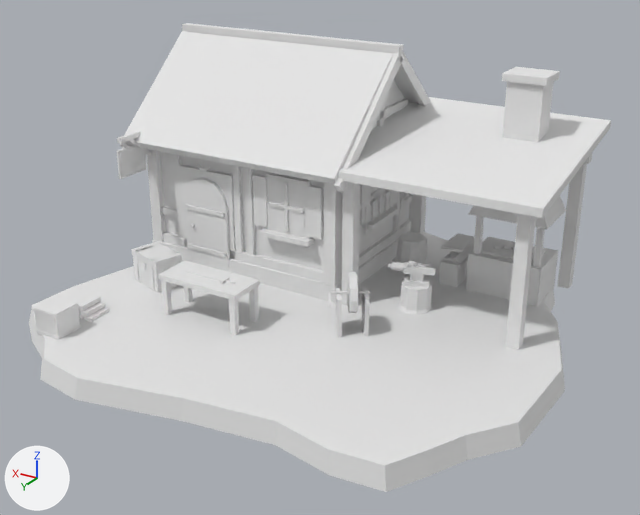
The FBX model Assets/Village/Models/Village_House_Crafting.fbx: old version first, new version second.
The view is the same before and after, from a 50 mm lens placed at (-8.27, 13.53, 7.83), pointed at (-0.25, 0.16, 1.15). Lighting does not change. The marker at lower left points along +X, +Y and +Z. The picture after the commit comes second. Where no turn or scale is listed for an object, it has been applied to the vertices.

Names of what the first picture shows: 'Village_House_Crafting'.
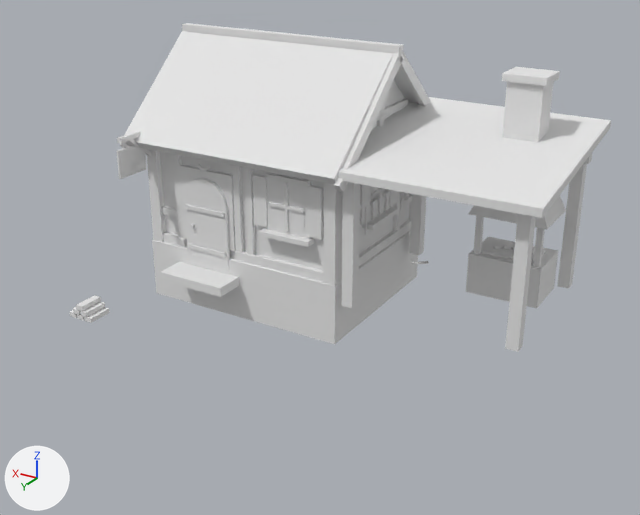
Where the change shows, as pixel boxes [x1, y1, x2, y2] in the pictures (640 x 515 px; the box of a moved part takes in the faces that stretch with it):
'Village_House_Crafting', reshaped (7% narrower, 30% shorter)
    before: [29, 23, 611, 492]
    after: [69, 23, 611, 352]
part 1 of me_village_house_crafting, moved or reshaped
    before: [416, 263, 431, 266]
    after: [412, 261, 429, 265]
part 2 of me_village_house_crafting, deleted
    before: [29, 232, 565, 492]

What changed in the scene script:
```text
Change me_village_house_crafting:
    used by ob_village_house_crafting; location = (0.0, 0.0, 0.0)
    remove me_village_house_crafting.from_pydata(...)  # 1512 vertices, 1145 faces; spans x -5.1..4.83, y -4.92..4.57, z -0.9..4.83
    add me_village_house_crafting.from_pydata(...)  # 1070 vertices, 820 faces; spans x -4.4..4.67, y -4.58..2.85, z -0.9..4.83
    me_village_house_crafting part 1: the loose piece of 8 vertices spanning x -2.03..-1.75, y -1.06..-0.81, z 0.95..0.98 is moved by (0.05, 0.02, 0.03)
    me_village_house_crafting part 2: 38 loose pieces with 442 vertices, spanning x -5.1..4.83, y -4.92..4.57, z -0.35..1.18, are deleted
```
